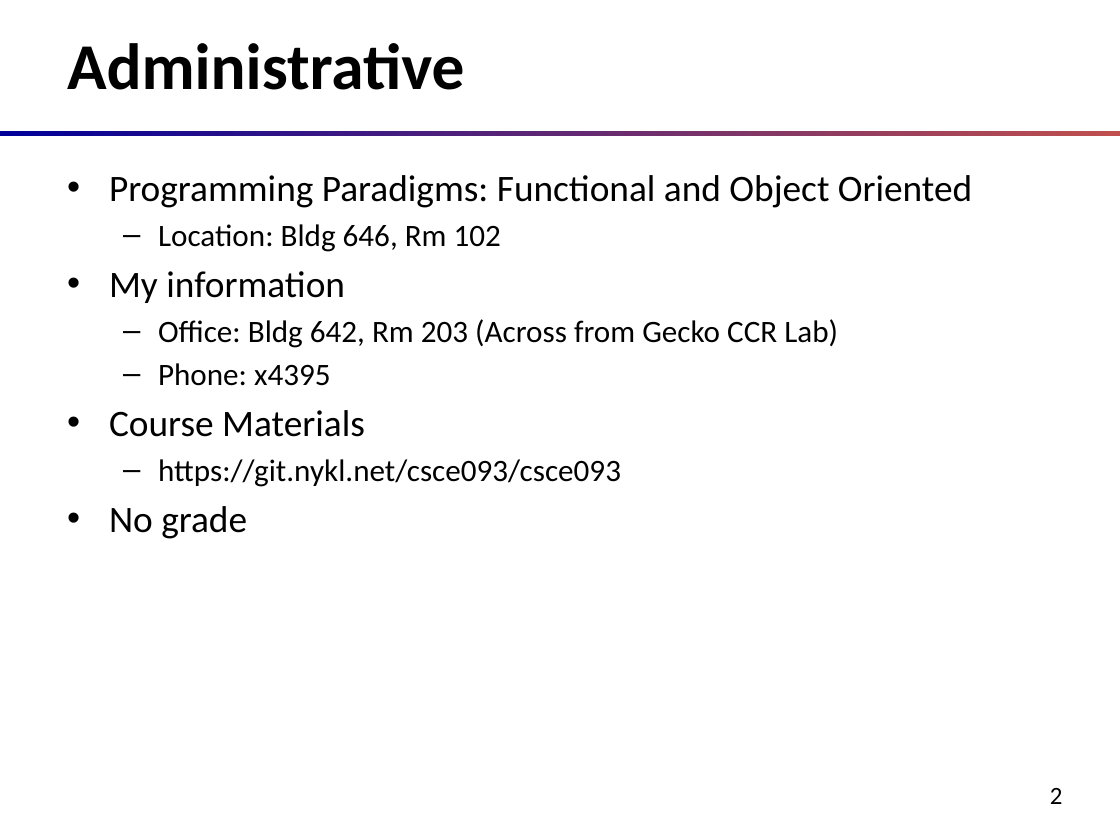
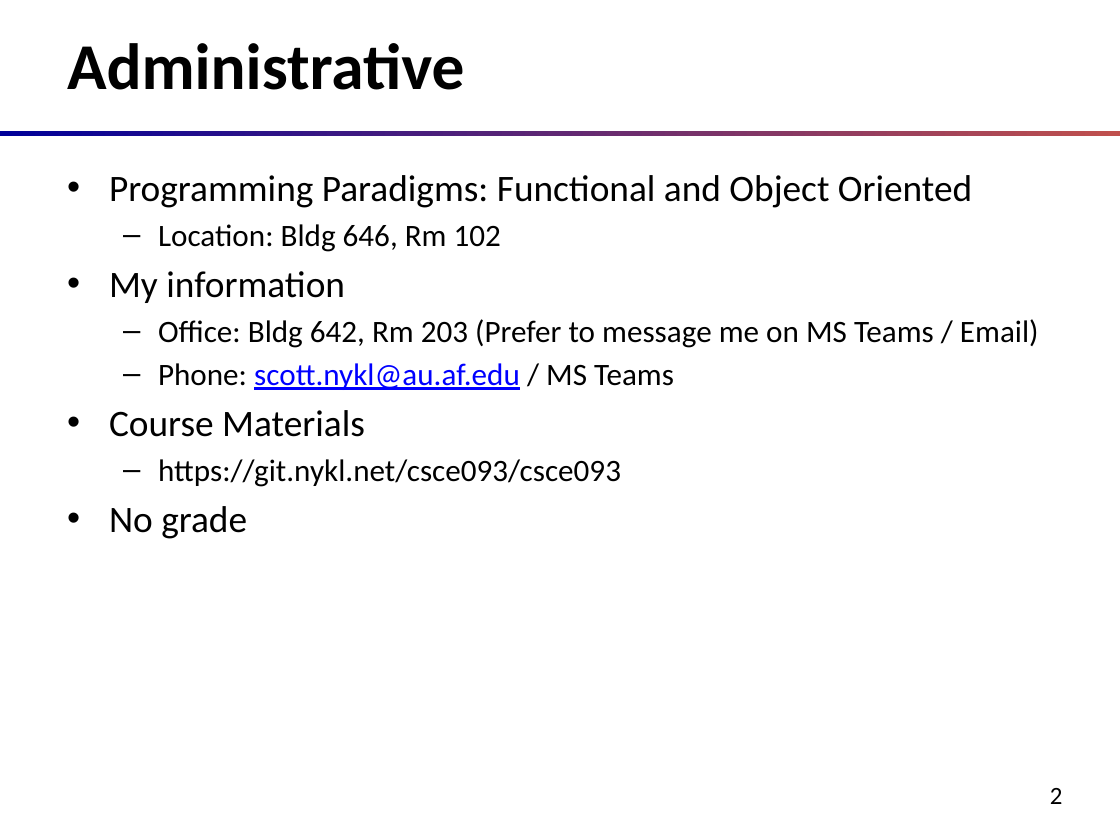
Before and after one commit to oxbot/battleship, a slide deck: slide 2 of slides/00-course-intro.pptx. Drawn at 1120x840 pixels with LibreOffice and Linux fonts; fonts in the diff are those of the drawing. Boxes give left, top, right and bottom in pixels: in the first picture for what was removed or moved away, otherwise in the second. Text is boxed around its words. In the diff, an @@ line names an element or a change of style, - is before the commit and + after.

```diff
--- a/slides/00-course-intro.pptx
+++ b/slides/00-course-intro.pptx
@@ text at (158, 319, 1039, 390): text changed @@
-  – Office: Bldg 642, Rm 203 (Across from Gecko CCR Lab)
-  – Phone: x4395
+  – Office: Bldg 642, Rm 203 (Prefer to message me on MS Teams / Email)
+  – Phone: scott.nykl@au.af.edu / MS Teams
```
Also in this commit, not shown: 1 other slide changed, 1 other file.
